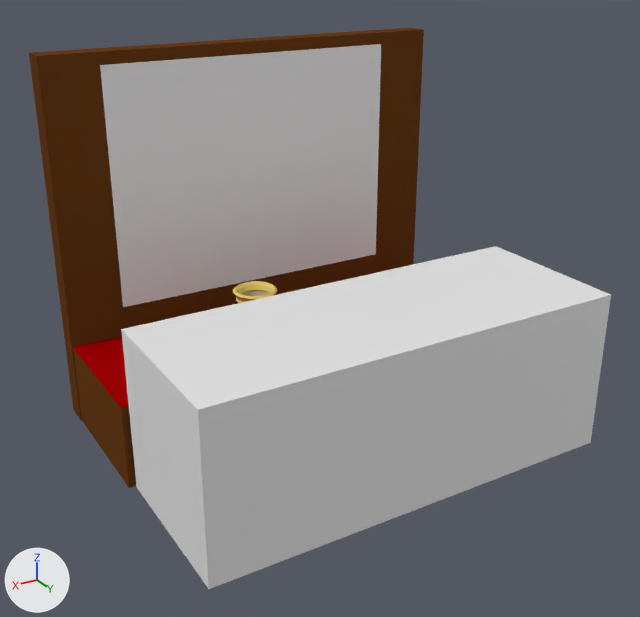
The Blender file theroom/excersizes/museum/montre_drikkehorn.blend, before and after one commit.
Camera for both pictures: a camera (50 mm lens) standing at (5.18, 9.62, 5.96) and looking at (0.15, 1.24, 1.77). The lights are fixed; the arrows at lower left show +X, +Y and +Z.

The older version as bpy lines, for what is in view:
```python
me_cube_001 = bpy.data.meshes.new('Cube.001')
me_cube_001.from_pydata(...)  # a box spanning x -1.0..1.0, y -1.0..1.0, z -1.03..0.4
me_cube_001.materials.append(mat_material)  # brown #683d1a
me_cube_002 = bpy.data.meshes.new('Cube.002')
me_cube_002.from_pydata(...)  # a box spanning x -1.0..1.0, y -1.0..1.0, z -1.0..1.0
me_cube_023 = bpy.data.meshes.new('Cube.023')
me_cube_023.from_pydata([(-1.0, -1.0, -0.12), (-1.0, -1.0, 1.0), (-1.0, 1.0, -0.12), (-1.0, 1.0, 1.0), (1.0, -1.0, -0.12), (1.0, -1.0, 1.0), (1.0, 1.0, -0.12), (1.0, 1.0, 1.0)], [], [(0, 1, 3, 2), (2, 3, 7, 6), (6, 7, 5, 4), (4, 5, 1, 0), (2, 6, 4, 0), (7, 3, 1, 5)])
for i in [5]: me_cube_023.polygons[i].material_index = 1
me_cube_023.materials.append(mat_material)  # brown #683d1a
me_cube_023.materials.append(mat_material_002)  # red #a50004
ob_cube_001 = bpy.data.objects.new('Cube.001', me_cube_001)
ob_cube_001.location = (-0.02, -0.86, 3.34)
ob_cube_001.rotation_euler = (0.0, 0.0, 3.142)  # degrees (0, 0, 180)
ob_cube_001.scale = (2.68, 0.16, 3.23)
ob_cube_006 = bpy.data.objects.new('Cube.006', me_cube_023)
ob_cube_006.location = (-0.03, 0.15, 0.12)
ob_cube_006.rotation_euler = (0.0, 0.0, 6.283)  # degrees (0, 0, 360)
ob_cube_006.scale = (2.67, 0.943, 0.943)
ob_front_zone = bpy.data.objects.new('front.zone', me_cube_002)
ob_front_zone.location = (-0.03, 2.17, 1.03)
ob_front_zone.scale = (2.61, 1.0, 1.0)
# also in view: 'Plane' at (-0.02, -0.69, 2.98)
```
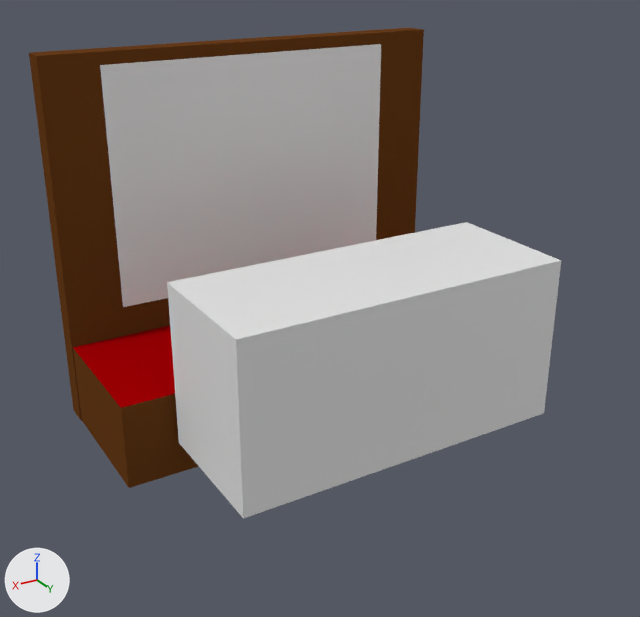
What changed in the scene script:
```text
Change ob_front_zone:
    ob_front_zone.location: (-0.03, 2.17, 1.03) -> (-0.03, 2.02, 1.46)
    ob_front_zone.scale: (2.61, 1.0, 1.0) -> (2.06, 0.839, 1.0)
```

Changed parts and their boxes [x1, y1, x2, y2] in the pictures (640 x 617 px):
'front.zone', moved, rescaled (20% narrower, 13% shorter): before [121, 246, 611, 589]; after [167, 222, 561, 519]
